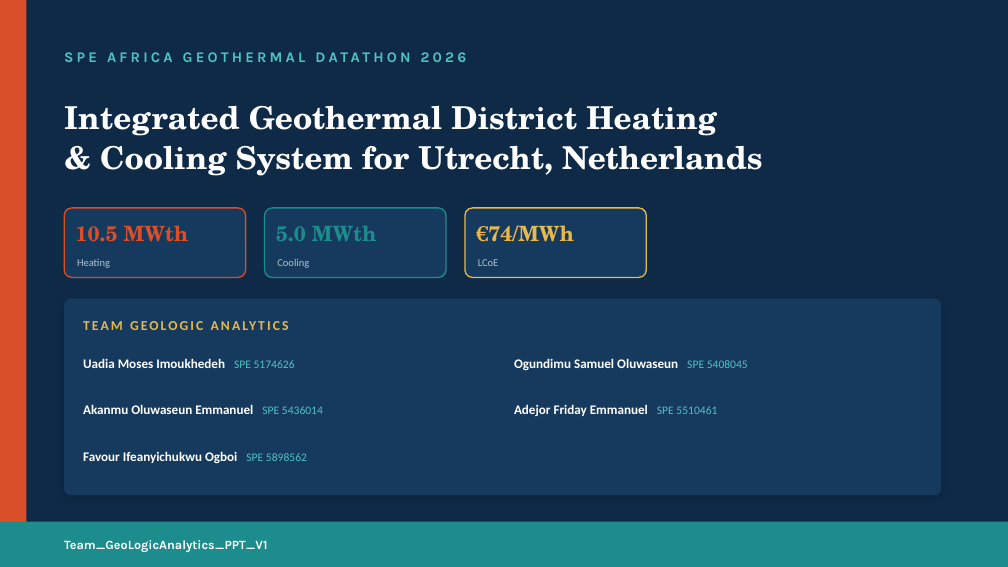
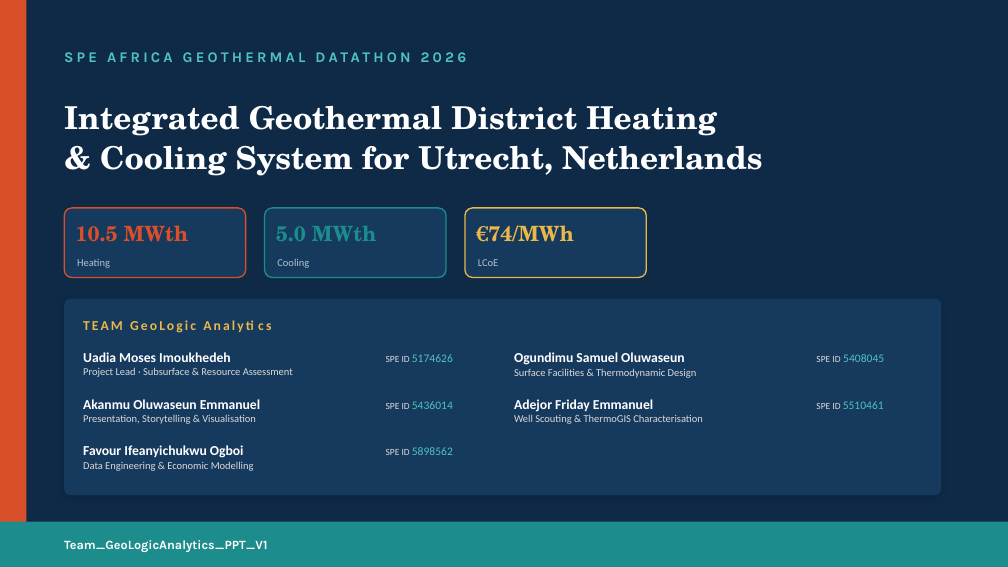
Before and after one commit to FavourOgboi/africa-geothermal-datathon-2026, a slide deck: slide 1 of presentation_assets/slide_exports/Team_GeoLogicAnalytics_PPT_V1.pptx. Drawn at 1008x567 pixels with LibreOffice and Linux fonts; fonts in the diff are those of the drawing. Boxes give left, top, right and bottom in pixels: in the first picture for what was removed or moved away, otherwise in the second. Text is boxed around its words. In the diff, an @@ line names an element or a change of style, - is before the commit and + after.

```diff
--- a/presentation_assets/slide_exports/Team_GeoLogicAnalytics_PPT_V1.pptx
+++ b/presentation_assets/slide_exports/Team_GeoLogicAnalytics_PPT_V1.pptx
@@ text at <box>83,312,915,338</box>: text changed @@
-TEAM GEOLOGIC ANALYTICS
+TEAM GeoLogic Analytics
@@ text at <box>83,352,453,377</box>: text changed; size 12.5 to 10 pt; text colour #FFFFFF to #D9D9D9; bold off @@
-Uadia Moses Imoukhedeh SPE 5174626
+Uadia Moses Imoukhedeh SPE ID 5174626
+Project Lead · Subsurface & Resource Assessment
@@ text at <box>514,354,884,378</box>: text changed; size 12.5 to 10 pt; text colour #FFFFFF to #D9D9D9; bold off @@
-Ogundimu Samuel Oluwaseun SPE 5408045
+Ogundimu Samuel Oluwaseun SPE ID 5408045
+Surface Facilities & Thermodynamic Design
@@ text at <box>83,401,453,424</box>: text changed; size 12.5 to 10 pt; text colour #FFFFFF to #D9D9D9; bold off @@
-Akanmu Oluwaseun Emmanuel SPE 5436014
+Akanmu Oluwaseun Emmanuel SPE ID 5436014
+Presentation, Storytelling & Visualisation
@@ text at <box>514,399,884,424</box>: text changed; size 12.5 to 10 pt; text colour #FFFFFF to #D9D9D9; bold off @@
-Adejor Friday Emmanuel SPE 5510461
+Adejor Friday Emmanuel SPE ID 5510461
+Well Scouting & ThermoGIS Characterisation
@@ text at <box>83,445,453,471</box>: text changed; size 12.5 to 10 pt; text colour #FFFFFF to #D9D9D9; bold off @@
-Favour Ifeanyichukwu Ogboi SPE 5898562
+Favour Ifeanyichukwu Ogboi SPE ID 5898562
+Data Engineering & Economic Modelling
```
Also in this commit, not shown: 3 other slides changed, 5 other files.
